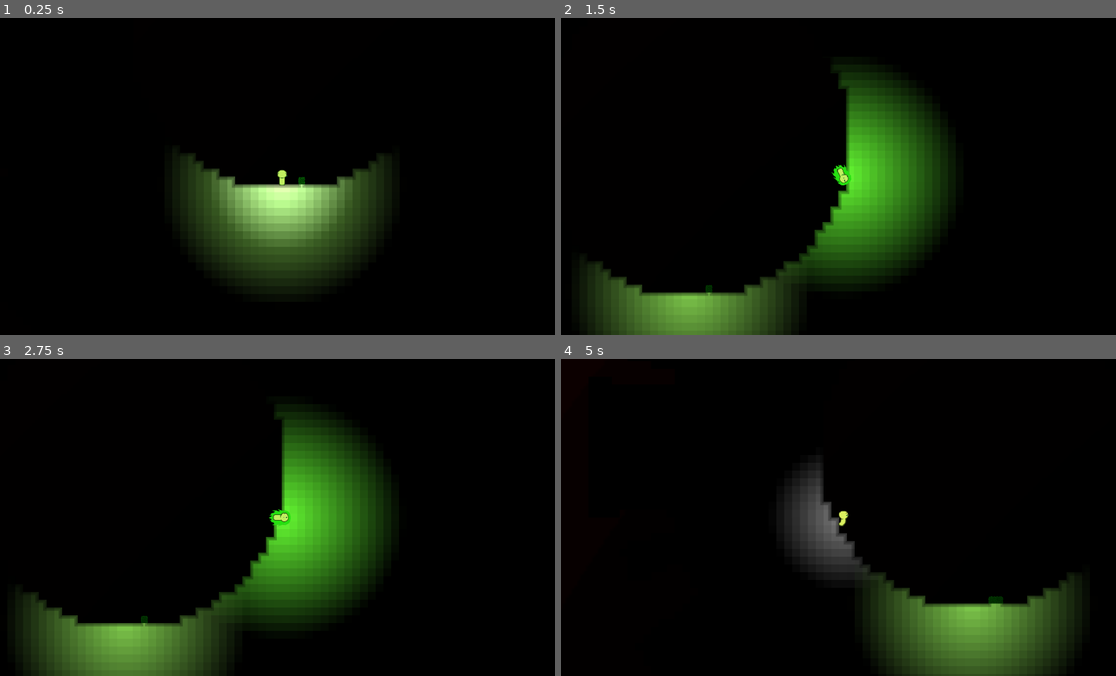
Above: before the commit, frames 1-4 (two rows, left to right).
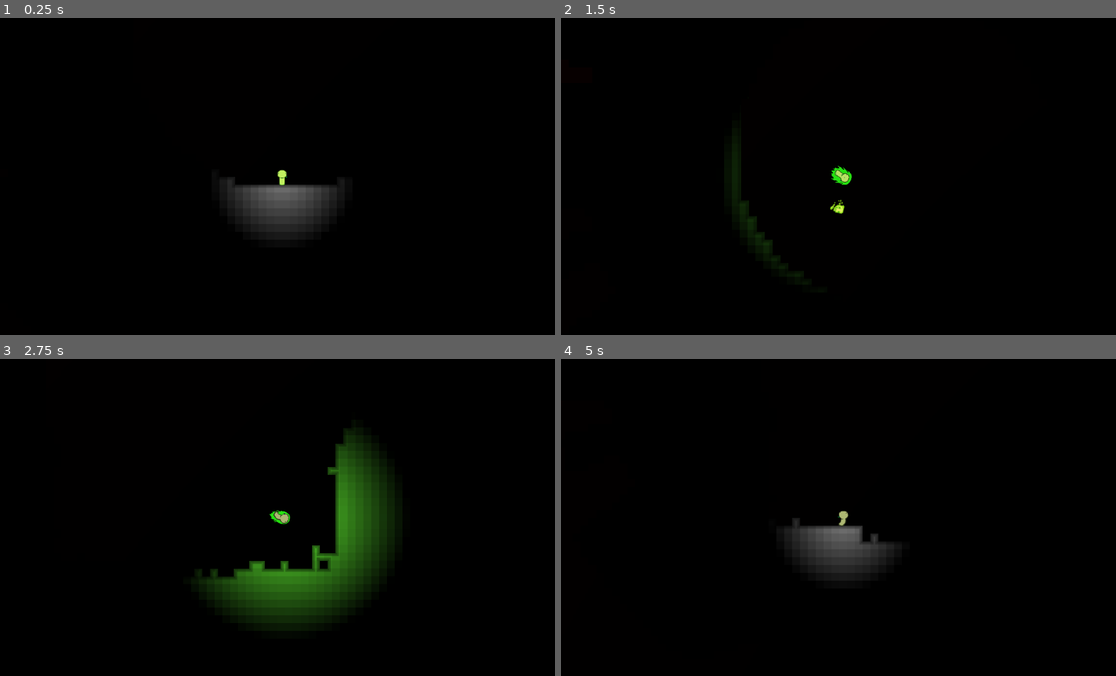
Above: after the commit, the same moments.

Repository: trurohawkins/cave
Game: Godot game, scene res://Scene/world.tscn
The game is run twice, just before and just after one commit, with the same random seed, the same clock (stepped at 60 frames per second) and the same inputs.
Inputs (mouse positions are in pixels of both pictures, inside the frame that each line leads up to):
- Up to frame 1 (0.25 s): no input
- Up to frame 2 (1.5 s): tap Enter (energize) at 0.5 s; move the mouse to (966, 160) at 0.52 s; hold D (move_right) 0.53-1.28 s; tap Down (aim_down) at 0.6 s; click (966, 160) at 0.67 s; move the mouse to (727, 192) at 1.27 s; hold S (move_down) from 1.28 s (still down); tap Left (aim_left) at 1.35 s; click (727, 192) at 1.42 s
- Up to frame 3 (2.75 s): move the mouse to (338, 447) at 2.02 s; release S (move_down) at 2.03 s; hold D (move_right) from 2.03 s (still down); hold Right (aim_right) from 2.03 s (still down); click (338, 447) at 2.17 s
- Up to frame 4 (5 s): move the mouse to (816, 580) at 2.77 s; release D (move_right) at 2.78 s; release Right (aim_right) at 2.78 s; hold W (move_up) 2.78-3.53 s; tap Up (aim_up) at 2.85 s; click (816, 580) at 2.92 s; move the mouse to (1010, 565) at 3.52 s; hold A (move_left) from 3.53 s (still down); tap Enter (energize) at 3.6 s; click (1010, 565) at 3.67 s; move the mouse to (672, 469) at 4.27 s; tap Space (shoot) at 4.35 s; click (672, 469) at 4.42 s

The runs differ from the first frame. In frame 1, 12% of the frame differs, in the area x 31-71%, y 42-88%; in frame 2, 19%, in the area x 3-72%, y 14-100%; in frame 3, 14%; in frame 4, 12%.

Commit message:
updating spawn point

Diff:
--- a/Scene/gun.tscn
+++ b/Scene/gun.tscn
@@ -14,6 +14,7 @@
 scale = Vector2(6, 6)
 script = ExtResource("1_dk5gl")
 coolDown = 3.0
+useMouse = true
 bulletScene = ExtResource("2_8iju2")
 shotCost = 2.0
 
--- a/Scripts/GM.gd
+++ b/Scripts/GM.gd
@@ -76,6 +76,7 @@
 	#spawnPoint = Vector2((mapSize.x / 2 * chunkSize.x + chunkSize.x/2) * 32, (mapSize.y / 2 * chunkSize.y + chunkSize.y/2) * 32)
 	get_viewport().connect("size_changed", Callable(self, "onResize"))
 	#onResize()
+	updateSpawnPoint()
 	var plantPoint = spawnPoint
 	plantPoint.y -= 32
 	plantPoint.x += 64
@@ -107,7 +108,7 @@
 	for i in range(tunnels):
 		tunnel()
 	spawnPoint = center * 32
-	spawnPoint.y += 20 * 32#grounds player at start
+	#spawnPoint.y += 20 * 32#grounds player at start
 
 	print(spawnPoint)
 	var mc = posToChunk(spawnPoint/32)
@@ -217,6 +218,17 @@
 	else:
 		chunk.neighbors.append(TYPE_NIL)
 
+func updateSpawnPoint():
+	print("spawn point: " + str(spawnPoint))
+	var spawnPos = spawnPoint
+	var mc = posToChunk(spawnPoint/32)
+	while checkCell(mc) == -1:
+		spawnPos.y += 1
+		mc = posToChunk(spawnPos/32)
+	print(spawnPos)
+	spawnPos.y -= 32
+	spawnPoint = spawnPos
+
 func spawnPlayer():
 	print("spawning player")
 	if playerScene:
@@ -230,6 +242,8 @@
 func killPlayer():
 	curPlayer.gun.queue_free()
 	curPlayer.queue_free()
+	updateSpawnPoint()
+	cam.global_position = spawnPoint
 
 func playerDie():
 	#print("player is dead")
